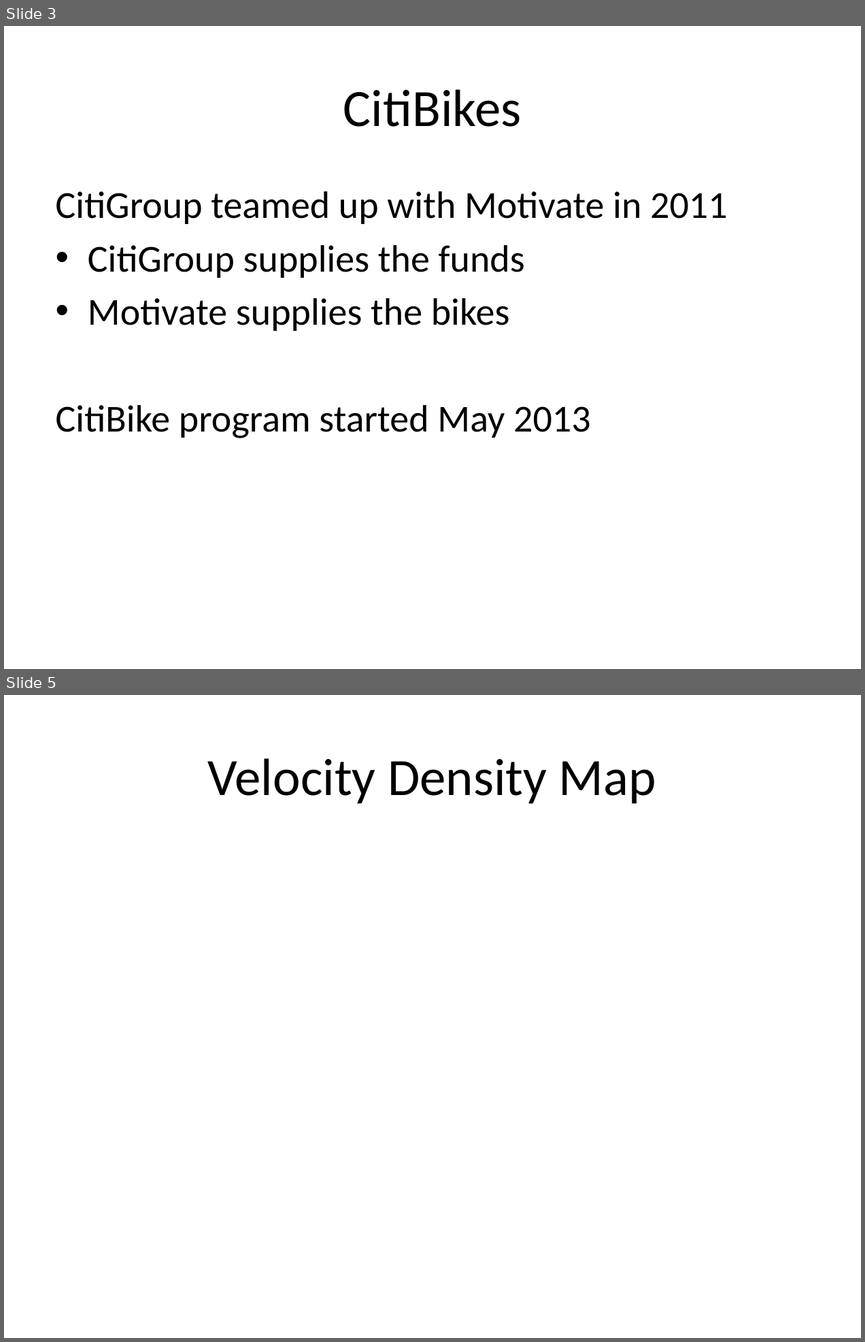
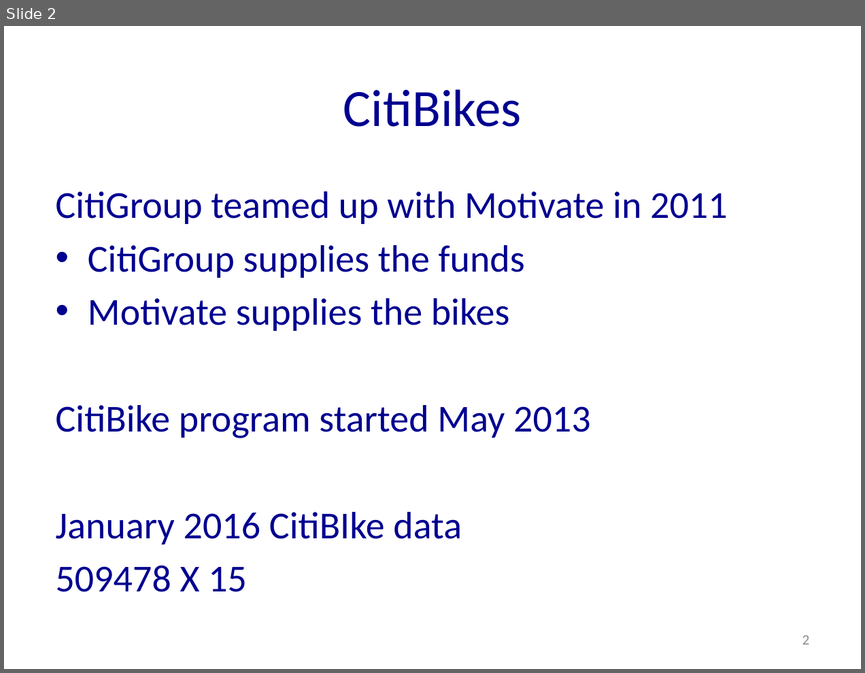
Before and after one commit to nycdatasci/bootcamp005_project, a slide deck: Project1-ExploreVis/Taraqur Rahman/CitiBike_Presentation.pptx. Shown one above the other, each under a label of ours: slides 3 and 5 before the commit, slide 2 after it; the slides between them are not shown. The pictures are 865x1342 and 865x673 pixels, drawn with LibreOffice and Linux fonts; fonts in the diff are those of the drawing. Boxes give left, top, right and bottom in pixels: in the first picture for what was removed or moved away, otherwise in the second. Text is boxed around its words. In the diff, an @@ line names an element or a change of style, - is before the commit and + after.

```diff
--- a/Project1-ExploreVis/Taraqur Rahman/CitiBike_Presentation.pptx
+++ b/Project1-ExploreVis/Taraqur Rahman/CitiBike_Presentation.pptx
@@ slide 5 removed at (4, 695, 861, 1338), background #FFFFFF @@
@@ title removed at (208, 758, 656, 804) @@
-Velocity Density Map
@@ what was slide 3 is now slide 2 @@
@@ slide 2 changed as well @@
@@ title "CitiBikes" at (343, 89, 521, 127): text colour #000000 to #000090 @@
@@ text at (56, 191, 728, 438): text colour #000000 to #000090 in "CitiGroup teamed up with Motivate in 2011", "CitiGroup supplies the funds", "Motivate supplies the bikes", "CitiBike program started May 2013" @@
@@ text at (56, 512, 462, 592): paragraphs added @@
+January 2016 CitiBIke data
+509478 X 15
@@ page number added at (802, 635, 810, 644), 12 pt, text #8C8C8C @@
+2
```
Also in this commit, not shown: 1 other slide changed, 7 slides added, 5 other slides removed, 1 other file.
